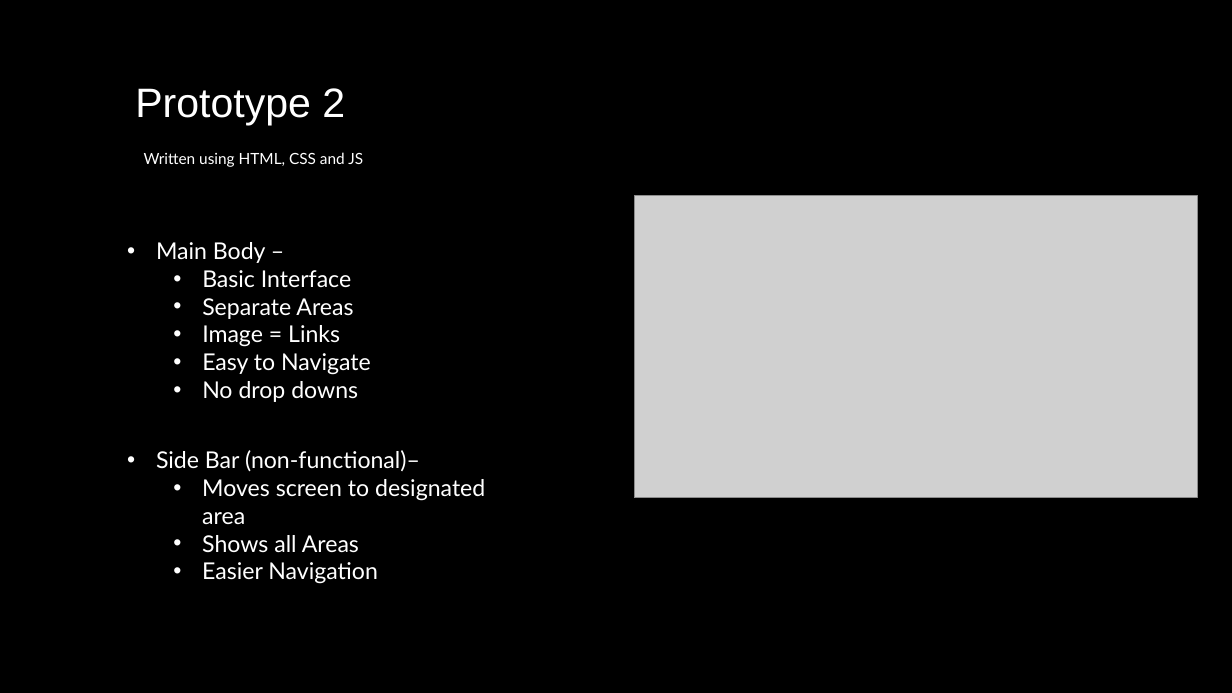
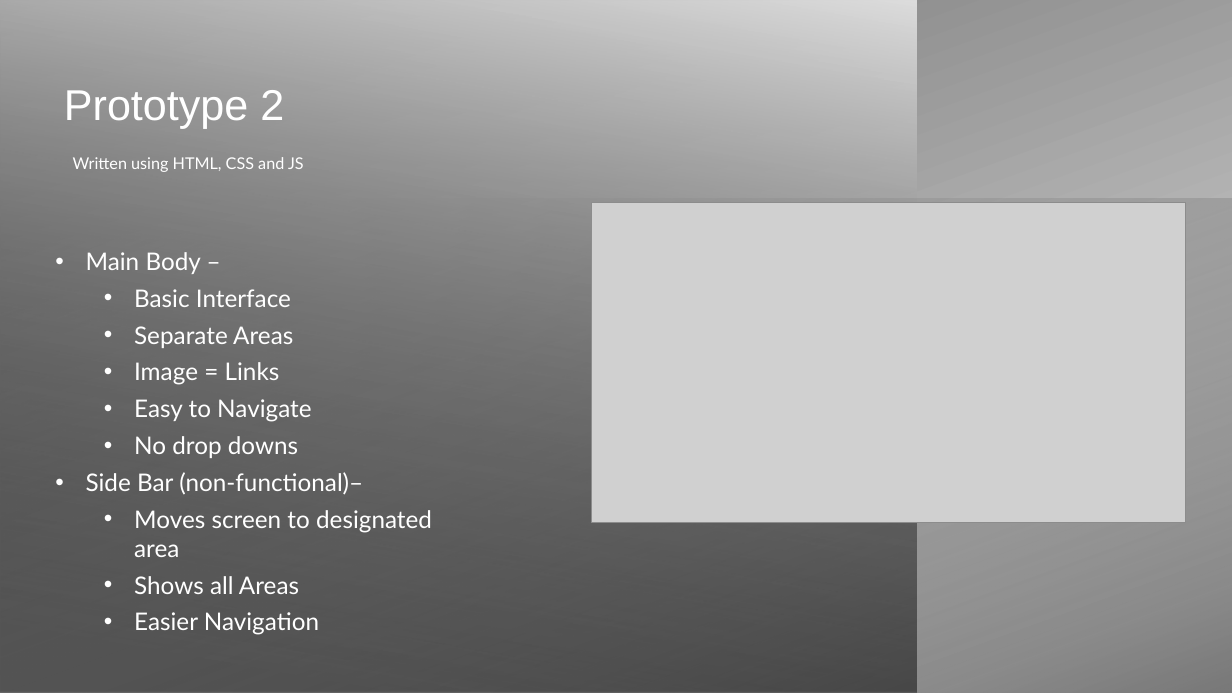
Before and after one commit to Niko-PL/Nikodem-Drabik-1004-Project, a slide deck: slide 13 of Project White Spectra.pptx (slide 10 before the commit). Drawn at 1232x693 pixels with LibreOffice and Linux fonts; fonts in the diff are those of the drawing; grey boxes stand for pictures. Boxes give left, top, right and bottom in pixels: in the first picture for what was removed or moved away, otherwise in the second. Text is boxed around its words. In the diff, an @@ line names an element or a change of style, - is before the commit and + after.

```diff
--- a/Project White Spectra.pptx
+++ b/Project White Spectra.pptx
@@ background #000000 to #FFFFFF @@
@@ rectangle added at box(0, 0, 1232, 693), fill gradient #DDDDDD to #6E6E6E @@
@@ rectangle added at box(0, 0, 917, 693), fill gradient #000000 to #DDDDDD @@
@@ text "Prototype 2": place and size @@
-text "Prototype 2" at box(135, 88, 345, 126)
+text "Prototype 2" at box(64, 90, 284, 128)
@@ text "Prototype 2" at box(64, 90, 284, 128): size 32 to 33.6 pt; more space between paragraphs @@
@@ text "Written using HTML, CSS and ...": place and size @@
-text "Written using HTML, CSS and ..." at box(144, 152, 363, 167)
+text "Written using HTML, CSS and ..." at box(73, 157, 304, 172)
@@ text "Written using HTML, CSS and ..." at box(73, 157, 304, 172): size 12 to 12.6 pt; more space between paragraphs @@
@@ rectangle added at box(0, 199, 1232, 693), fill gradient #9F9F9F to #000000 @@
@@ picture: place and size @@
-picture at box(634, 195, 1197, 497)
+picture at box(592, 202, 1186, 522)
@@ text "Main Body –" at box(86, 252, 311, 458): size 18 to 18.9 pt; indent changed; more space between paragraphs @@
@@ text "Main Body –": place and size @@
-text "Main Body –" at box(156, 242, 371, 402)
+text "Main Body –" at box(86, 252, 311, 458)
@@ text "Side Bar (non-functional)–": place and size @@
-text "Side Bar (non-functional)–" at box(156, 450, 485, 584)
+text "Side Bar (non-functional)–" at box(86, 472, 432, 635)
@@ text "Side Bar (non-functional)–" at box(86, 472, 432, 635): size 18 to 18.9 pt; indent changed; more space between paragraphs @@
```
Also in this commit, not shown: 4 other slides changed, 6 slides added, 3 other files.
